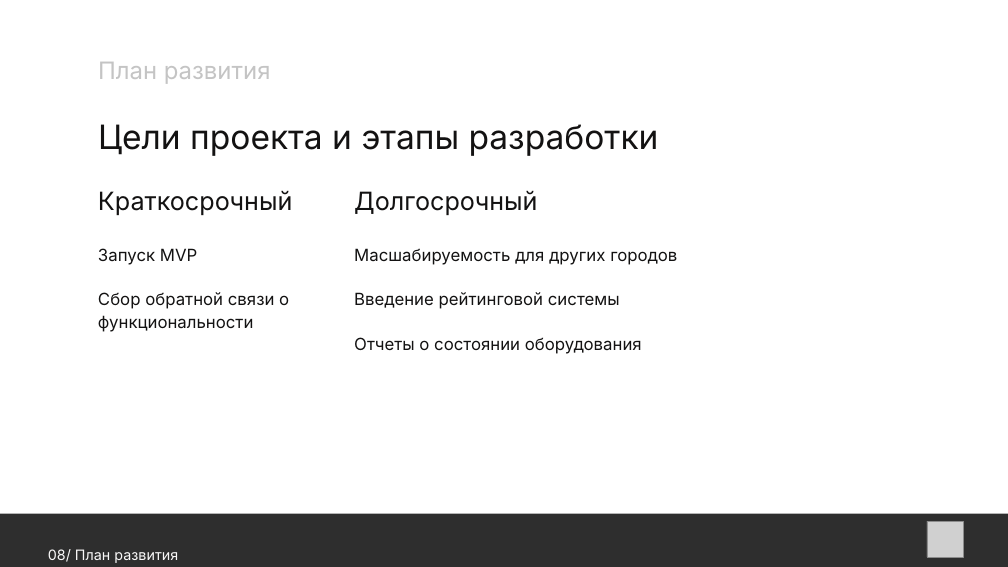
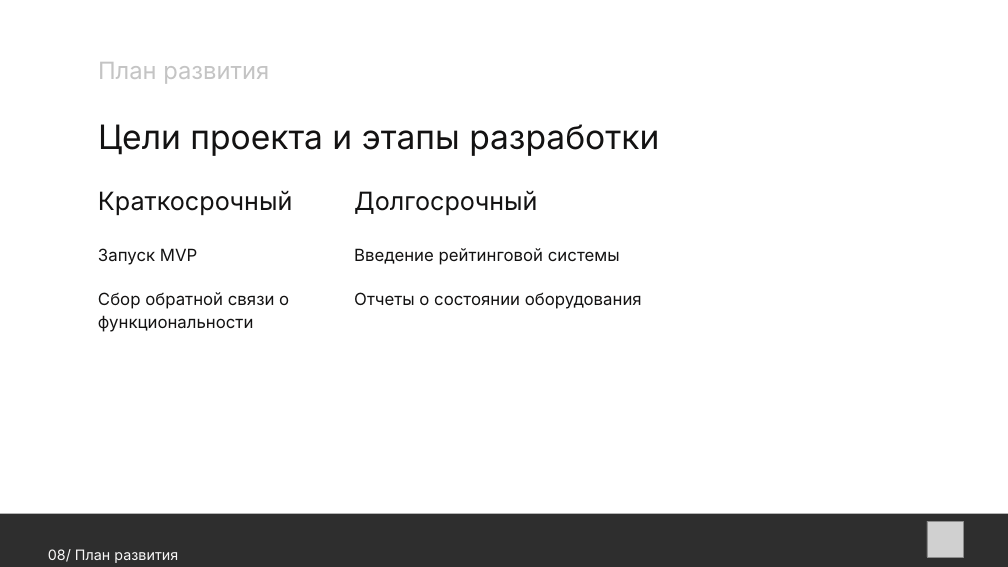
Before and after one commit to BuchnevDmitry/tp-9.2, a slide deck: slide 9 of documentation/Презентация.pptx. Drawn at 1008x567 pixels with LibreOffice and Linux fonts; fonts in the diff are those of the drawing; grey boxes stand for pictures. Boxes give left, top, right and bottom in pixels: in the first picture for what was removed or moved away, otherwise in the second. Text is boxed around its words. In the diff, an @@ line names an element or a change of style, - is before the commit and + after.

```diff
--- a/documentation/Презентация.pptx
+++ b/documentation/Презентация.pptx
@@ text "План развития" at (98, 62, 269, 84): size 34.2 to 34 pt @@
@@ text at (354, 248, 677, 265): paragraph removed @@
-Масшабируемость для других городов
```
Also in this commit, not shown: 8 other slides changed, 1 other file.
